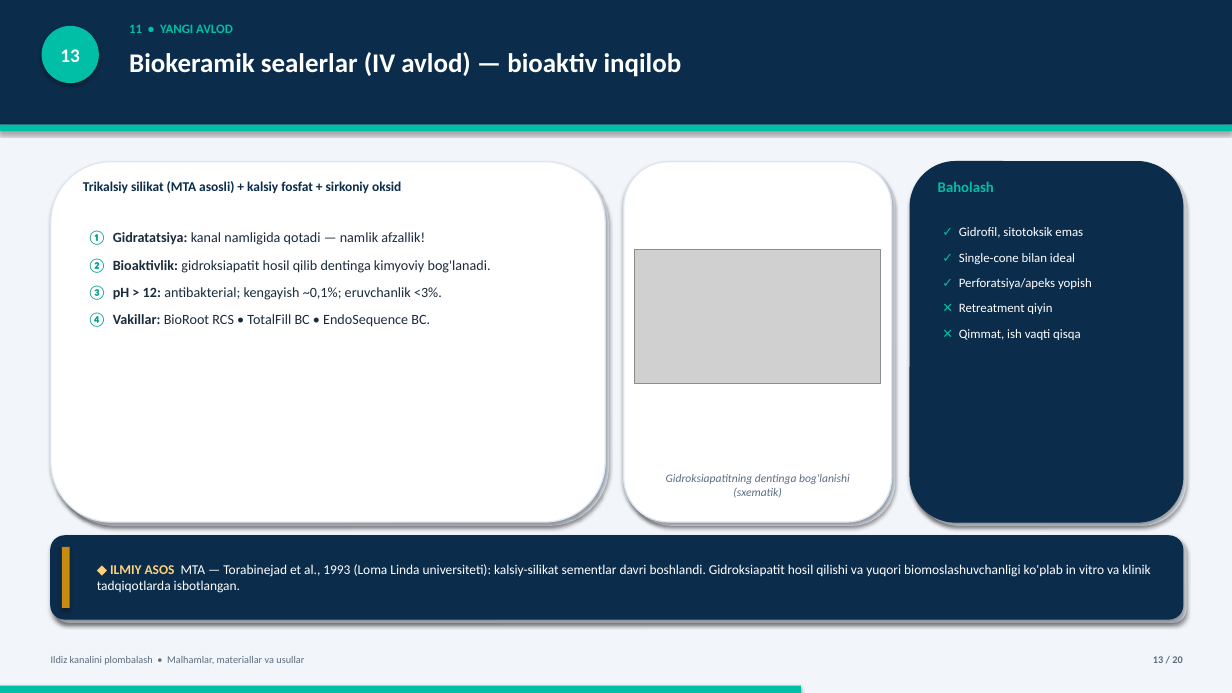
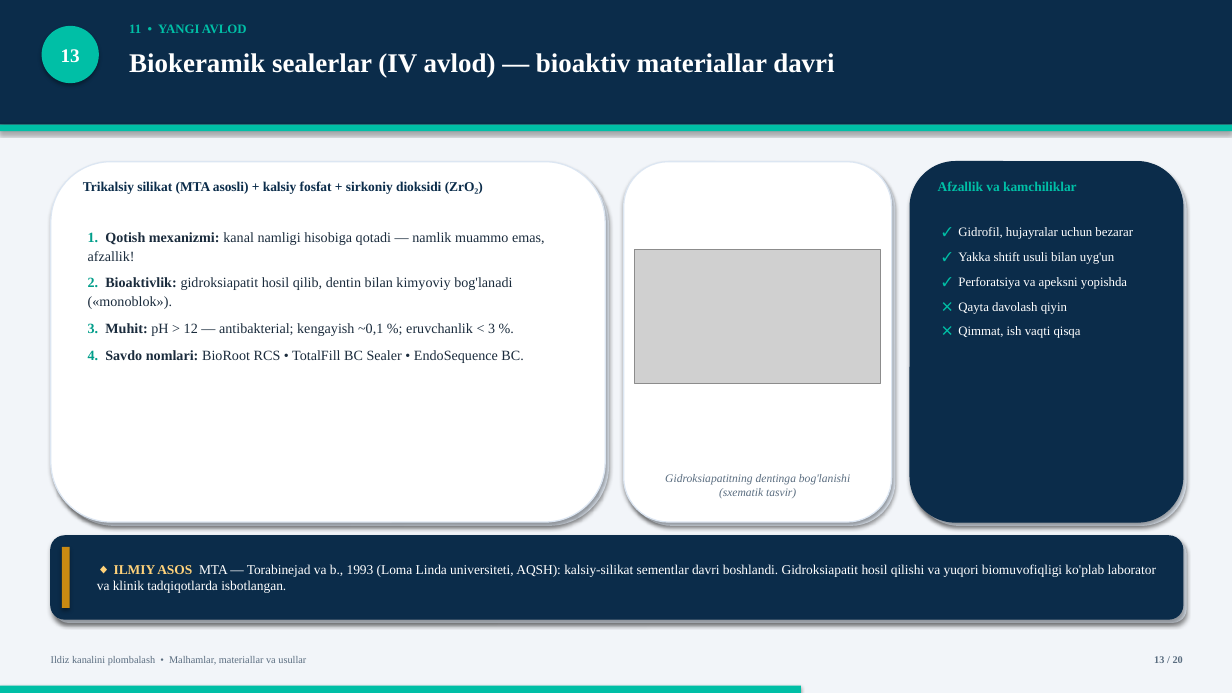
Before and after one commit to jabborovd18-collab/jdakimyo, a slide deck: slide 13 of Ildiz_kanalini_plombalash_taqdimot.pptx. Drawn at 1232x693 pixels with LibreOffice and Linux fonts; fonts in the diff are those of the drawing; grey boxes stand for pictures. Boxes give left, top, right and bottom in pixels: in the first picture for what was removed or moved away, otherwise in the second. Text is boxed around its words. In the diff, an @@ line names an element or a change of style, - is before the commit and + after.

```diff
--- a/Ildiz_kanalini_plombalash_taqdimot.pptx
+++ b/Ildiz_kanalini_plombalash_taqdimot.pptx
@@ text at bbox=[129, 53, 834, 77]: text changed; font Calibri to Times New Roman @@
-Biokeramik sealerlar (IV avlod) — bioaktiv inqilob
+Biokeramik sealerlar (IV avlod) — bioaktiv materiallar davri
@@ text at bbox=[83, 181, 483, 194]: text changed; font Calibri to Times New Roman @@
-Trikalsiy silikat (MTA asosli) + kalsiy fosfat + sirkoniy oksid
+Trikalsiy silikat (MTA asosli) + kalsiy fosfat + sirkoniy dioksidi (ZrO₂)
@@ text at bbox=[938, 181, 1077, 191]: text changed; size 11.5 to 10.5 pt; font Calibri to Times New Roman @@
-Baholash
+Afzallik va kamchiliklar
@@ text at bbox=[88, 232, 545, 363]: text changed; font Calibri to Times New Roman @@
-① Gidratatsiya: kanal namligida qotadi — namlik afzallik!
-② Bioaktivlik: gidroksiapatit hosil qilib dentinga kimyoviy bog'lanadi.
-③ pH > 12: antibakterial; kengayish ~0,1%; eruvchanlik <3%.
-④ Vakillar: BioRoot RCS • TotalFill BC • EndoSequence BC.
+1. Qotish mexanizmi: kanal namligi hisobiga qotadi — namlik muammo emas, afzallik!
+2. Bioaktivlik: gidroksiapatit hosil qilib, dentin bilan kimyoviy bog'lanadi («monoblok»).
+3. Muhit: pH > 12 — antibakterial; kengayish ~0,1 %; eruvchanlik < 3 %.
+4. Savdo nomlari: BioRoot RCS • TotalFill BC Sealer • EndoSequence BC.
@@ text "✓ Gidrofil, hujayralar uchun bezarar" at bbox=[958, 227, 1133, 314]: font Calibri to Times New Roman in "✕ Qimmat, ish vaqti qisqa"; line spacing 1.15 to 1.12 @@
@@ text at bbox=[958, 227, 1133, 314]: text changed; font Calibri to Times New Roman @@
-✓ Gidrofil, sitotoksik emas
-✓ Single-cone bilan ideal
-✓ Perforatsiya/apeks yopish
-✕ Retreatment qiyin
+✓ Gidrofil, hujayralar uchun bezarar
+✓ Yakka shtift usuli bilan uyg'un
+✓ Perforatsiya va apeksni yopishda
+✕ Qayta davolash qiyin
@@ text at bbox=[665, 474, 850, 498]: text changed; font Calibri to Times New Roman @@
-Gidroksiapatitning dentinga bog'lanishi (sxematik)
+Gidroksiapatitning dentinga bog'lanishi (sxematik tasvir)
@@ text at bbox=[97, 564, 1156, 593]: text changed; font Calibri to Times New Roman @@
-◆ ILMIY ASOS MTA — Torabinejad et al., 1993 (Loma Linda universiteti): kalsiy-silikat sementlar davri boshlandi. Gidroksiapatit hosil qilishi va yuqori biomoslashuvchanligi ko'plab in vitro va klinik tadqiqotlarda isbotlangan.
+◆ ILMIY ASOS MTA — Torabinejad va b., 1993 (Loma Linda universiteti, AQSH): kalsiy-silikat sementlar davri boshlandi. Gidroksiapatit hosil qilishi va yuqori biomuvofiqligi ko'plab laborator va klinik tadqiqotlarda isbotlangan.
@@ font Calibri to Times New Roman in 4 elements at bbox=[42, 26, 99, 83], bbox=[129, 24, 247, 33], bbox=[51, 656, 306, 665], bbox=[1154, 656, 1183, 663] @@
```
Also in this commit, not shown: 19 other slides changed, 1 other file.
